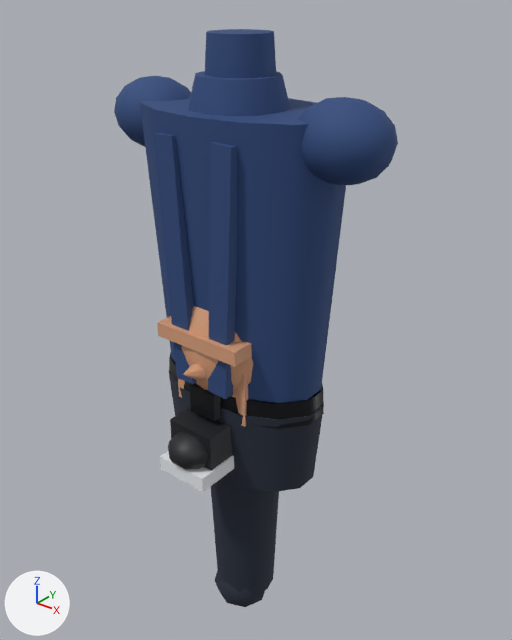
What one commit did to the glTF model docs/models/human_base.glb.
One viewpoint serves both versions: a camera (50 mm lens) standing at (0.674, -0.809, 0.664) and looking at (0.001, 0.033, 0.142). Every picture has the same lights, and +X, +Y and +Z are marked at lower left. The older version comes first. Vertices at exactly the same position are counted once.

Script lines for the objects in view, before the commit:
```python
ob_headmesh = bpy.data.objects.new('HeadMesh', me_headmesh_mesh)
ob_headmesh.location = (0.0, 0.0, 0.0)
ob_pelvismesh = bpy.data.objects.new('PelvisMesh', me_pelvismesh_mesh)
ob_pelvismesh.location = (0.0, 0.0, 0.0)
ob_shoemesh = bpy.data.objects.new('ShoeMesh', me_shoemesh_mesh)
ob_shoemesh.location = (0.0, 0.0, 0.0)
ob_thighmesh = bpy.data.objects.new('ThighMesh', me_thighmesh_mesh)
ob_thighmesh.location = (0.0, 0.0, 0.0)
ob_torsomesh = bpy.data.objects.new('TorsoMesh', me_torsomesh_mesh)
ob_torsomesh.location = (0.0, 0.0, 0.0)
```
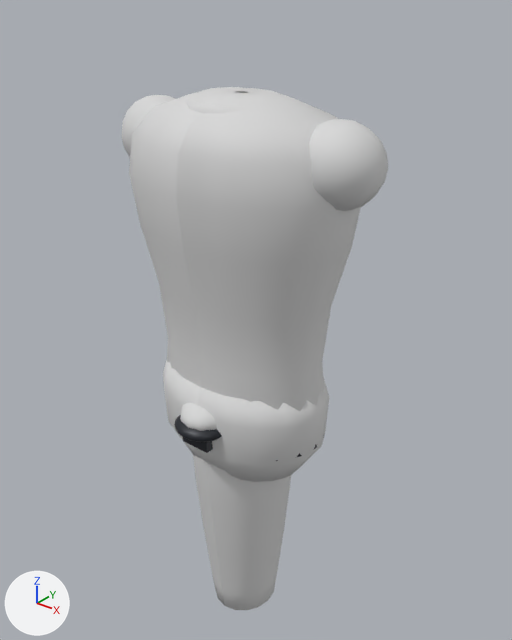
Where the change shows, as pixel boxes (x1, y1, x2, y2) in the pictures (512 x 640 px):
'TorsoMesh', reshaped, recoloured (6% narrower, 6% shorter)
    before: (114, 29, 398, 429)
    after: (122, 87, 388, 461)
'PelvisMesh', reshaped, recoloured (7% wider)
    before: (169, 371, 324, 492)
    after: (163, 360, 329, 482)
'ThighMesh', reshaped, recoloured
    before: (211, 479, 279, 607)
    after: (193, 455, 291, 610)
'ShoeMesh', reshaped, recoloured
    before: (160, 407, 234, 492)
    after: (174, 403, 222, 442)
'HeadMesh', deleted (beige)
    before: (157, 306, 253, 427)
part 1 of me_torsomesh_mesh, added
    after: (186, 91, 248, 113)
part 2 of me_torsomesh_mesh, added (mostly hidden)
    after: (183, 437, 213, 453)
part 3 of me_torsomesh_mesh, rebuilt
    before: (114, 76, 191, 147)
    after: (122, 95, 175, 157)
part 4 of me_torsomesh_mesh, rebuilt
    before: (298, 97, 398, 185)
    after: (309, 119, 388, 211)
part 5 of me_torsomesh_mesh, rebuilt
    before: (140, 98, 346, 403)
    after: (129, 87, 361, 411)
part 6 of me_torsomesh_mesh, deleted (blue)
    before: (189, 71, 290, 116)
part 7 of me_torsomesh_mesh, deleted (blue)
    before: (205, 29, 276, 78)
part 8 of me_torsomesh_mesh, deleted (black)
    before: (190, 383, 220, 422)
part 9 of me_torsomesh_mesh, deleted (blue)
    before: (208, 142, 237, 399)
part 10 of me_torsomesh_mesh, deleted (blue)
    before: (154, 133, 196, 384)
part 11 of me_torsomesh_mesh, deleted (black)
    before: (169, 353, 324, 429)
part 13 of me_thighmesh_mesh, rebuilt
    before: (211, 479, 279, 596)
    after: (193, 455, 291, 610)
part 14 of me_thighmesh_mesh, deleted
    before: (215, 571, 265, 607)
part 15 of me_shoemesh_mesh, added
    after: (180, 403, 217, 431)
part 16 of me_shoemesh_mesh, rebuilt
    before: (170, 407, 232, 471)
    after: (174, 414, 222, 442)
part 17 of me_shoemesh_mesh, deleted
    before: (160, 451, 234, 492)
part 18 of me_shoemesh_mesh, deleted (black)
    before: (168, 432, 209, 469)

Patch to the scene script:
```diff
--- a/docs/models/human_base.glb.py
+++ b/docs/models/human_base.glb.py
@@ me_torsomesh_mesh @@
-me_torsomesh_mesh.from_pydata(...)  # 298 vertices, 516 faces; spans x -0.25..0.25, y -0.107..0.106, z 0.021..0.595
-me_torsomesh_mesh.materials.append(mat_shirt)  # blue #2e4a7d
-me_torsomesh_mesh.materials.append(mat_accent)  # black #16181d
+me_torsomesh_mesh.from_pydata(...)  # 670 vertices, 1220 faces; spans x -0.236..0.236, y -0.14..0.14, z -0.06..0.515
+# me_torsomesh_mesh part 1: a new loose piece, a torus around z (ring radius 0.068, tube radius 0.012) spanning x -0.08..0.08, y -0.084..0.076, z 0.483..0.507, in mat_primary (light grey #d8d8d8)
+# me_torsomesh_mesh part 2: a new loose piece, a box spanning x -0.027..0.027, y -0.126..-0.104, z -0.028..0.008, in mat_secondary (dark grey #262930)
+# me_torsomesh_mesh part 3: the loose piece of 79 vertices spanning x -0.25..-0.098, y -0.058..0.058, z 0.412..0.524 is rebuilt with 119 vertices and now spans x -0.236..-0.104, y -0.061..0.061, z 0.374..0.496, in mat_primary (light grey #d8d8d8)
+# me_torsomesh_mesh part 4: the loose piece of 79 vertices spanning x 0.098..0.25, y -0.058..0.058, z 0.412..0.524 is rebuilt with 119 vertices and now spans x 0.104..0.236, y -0.061..0.061, z 0.374..0.496, in mat_primary (light grey #d8d8d8)
+# me_torsomesh_mesh part 5: the loose piece of 32 vertices spanning x -0.175..0.175, y -0.106..0.106, z 0.045..0.495 is rebuilt with 252 vertices and now spans x -0.195..0.195, y -0.14..0.14, z -0.06..0.515, in mat_primary (light grey #d8d8d8)
+# me_torsomesh_mesh part 6: the loose piece of 28 vertices spanning x -0.078..0.078, y -0.083..0.073, z 0.48..0.54 is deleted
+# me_torsomesh_mesh part 7: the loose piece of 24 vertices spanning x -0.051..0.051, y -0.054..0.054, z 0.515..0.595 is deleted
+# me_torsomesh_mesh part 8: the loose piece of 8 vertices spanning x -0.026..0.026, y -0.105..-0.083, z 0.021..0.069 is deleted
+# me_torsomesh_mesh part 9: the loose piece of 8 vertices spanning x 0.016..0.072, y -0.107..-0.089, z 0.074..0.466 is deleted
+# me_torsomesh_mesh part 10: the loose piece of 8 vertices spanning x -0.072..-0.016, y -0.107..-0.089, z 0.074..0.466 is deleted
+# me_torsomesh_mesh part 11: 32 vertices removed from x -0.151..0.151, y -0.094..0.094, z 0.023..0.067
+# other edits to the shape of me_torsomesh_mesh do not show in these pictures
+me_torsomesh_mesh.materials.append(mat_primary)  # light grey #d8d8d8
+me_torsomesh_mesh.materials.append(mat_secondary)  # dark grey #262930
@@ me_pelvismesh_mesh @@
-me_pelvismesh_mesh.from_pydata(...)  # 32 vertices, 56 faces; spans x -0.151..0.151, y -0.095..0.095, z -0.11..0.04
-me_pelvismesh_mesh.materials.append(mat_pants)  # dark blue #262e3d
+me_pelvismesh_mesh.from_pydata(...)  # 114 vertices, 180 faces; spans x -0.156..0.156, y -0.119..0.119, z -0.11..0.08
+# me_pelvismesh_mesh part 12: 32 vertices removed from x -0.151..0.151, y -0.095..0.095, z -0.11..0.04; 114 vertices added at x -0.156..0.156, y -0.119..0.119, z -0.11..0.08
+me_pelvismesh_mesh.materials.append(mat_primary)  # light grey #d8d8d8
@@ me_thighmesh_mesh @@
-me_thighmesh_mesh.from_pydata(...)  # 70 vertices, 128 faces; spans x -0.072..0.072, y -0.072..0.072, z -0.466..0.0
-me_thighmesh_mesh.materials.append(mat_pants)  # dark blue #262e3d
+me_thighmesh_mesh.from_pydata(...)  # 136 vertices, 224 faces; spans x -0.09..0.09, y -0.099..0.099, z -0.465..0.06
+# me_thighmesh_mesh part 13: the loose piece of 28 vertices spanning x -0.072..0.072, y -0.072..0.072, z -0.41..0.0 is rebuilt with 136 vertices and now spans x -0.09..0.09, y -0.099..0.099, z -0.465..0.06, in mat_primary (light grey #d8d8d8)
+# me_thighmesh_mesh part 14: 42 vertices removed from x -0.056..0.056, y -0.064..0.048, z -0.466..-0.354
+me_thighmesh_mesh.materials.append(mat_primary)  # light grey #d8d8d8
@@ me_shoemesh_mesh @@
-me_shoemesh_mesh.from_pydata(...)  # 88 vertices, 164 faces; spans x -0.047..0.047, y -0.171..0.068, z -0.075..0.012
-me_shoemesh_mesh.materials.append(mat_shoe)  # black #202226
-me_shoemesh_mesh.materials.append(mat_sole)  # white #ebeef2
+me_shoemesh_mesh.from_pydata(...)  # 375 vertices, 730 faces; spans x -0.049..0.049, y -0.149..0.081, z -0.011..0.073
+# me_shoemesh_mesh part 15: a new loose piece, a UV sphere (12 segments, 10 rings, poles along z) spanning x -0.043..0.043, y -0.14..-0.044, z -0.005..0.049, in mat_primary (light grey #d8d8d8)
+# me_shoemesh_mesh part 16: the loose piece of 8 vertices spanning x -0.044..0.044, y -0.135..0.059, z -0.056..0.012 is rebuilt with 127 vertices and now spans x -0.048..0.048, y -0.149..0.078, z -0.01..0.022, in mat_secondary (dark grey #262930)
+# me_shoemesh_mesh part 17: the loose piece of 8 vertices spanning x -0.047..0.047, y -0.16..0.068, z -0.075..-0.049 is deleted
+# me_shoemesh_mesh part 18: 72 vertices removed from x -0.042..0.042, y -0.171..-0.079, z -0.059..0.003
+# other edits to the shape of me_shoemesh_mesh do not show in these pictures
+me_shoemesh_mesh.materials.append(mat_primary)  # light grey #d8d8d8
+me_shoemesh_mesh.materials.append(mat_secondary)  # dark grey #262930
@@ ob_headmesh @@
-ob_headmesh = bpy.data.objects.new('HeadMesh', me_headmesh_mesh)
```
